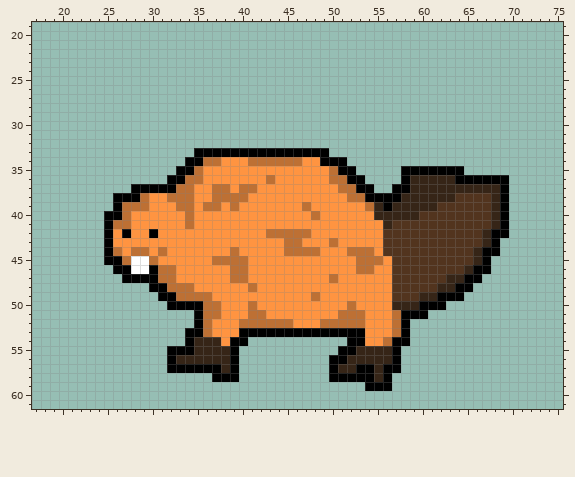
File history of a sprite sheet, Images/TileSets/AbsoluteUnits/Units/Castoroides.png. Above, as it was before the edit.
The file is 77x75 pixels. Colours within 5 levels of each other are drawn and written as one. Shown: x 17..75, y 19..61.
Once edited:
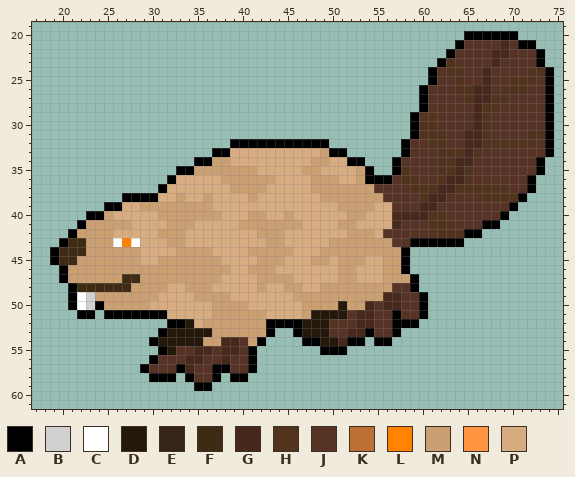
Palette (. is transparent): A #000000  B #d1d1d1  C #ffffff  D #24180b  E #362517  F #3f2a14  G #46281d  H #52341e  J #573325  K #bd7034  L #ff8200  M #ca9f72  N #ff9441  P #d6ac80
Change:
Changed rows in their new state; - is an unchanged pixel.
first column x 19:
20 ----------------------------------------------AAAAAA----
21 ---------------------------------------------AJJJJGJAA--
22 --------------------------------------------AJJJJGGJJJA-
23 -------------------------------------------AHJJJJGJJJJA-
24 ------------------------------------------AJHHJJGJJJJHHA
25 ------------------------------------------AJJHJJGJJHHHJA
26 -----------------------------------------AJJJHHGGJHHHJJA
27 -----------------------------------------AJJJJHGGHHJJJJA
28 -----------------------------------------AJJJJJGHHJJJJJA
29 ----------------------------------------AJHJJJJGHJJJJJJA
30 ----------------------------------------AHHJJJJGHJJJJJJA
31 ----------------------------------------AHHHJJGGHJJJJHHA
32 --------------------AAAAAAAAAAA--------AJJHHJJGGHHHHHHJA
33 ----------------..--PPPPPPPPPPMAA------AJJJHHHGHJJJJJJJA
34 ---------------.-AMMPPPPPPPPPMMPPAA---AJJJJHHGGJJJJJJJA-
35 ----------------MMMMMMMPPPPPMMPPPPMA--AHJJJHHGHJJJJJJJA-
36 --------------PPPPPMMMMMMPPPPMMMPPMAAAJHHJJHGGHJJJJJJA--
37 ---------...-PPPPPPPMMMMPPPPPMMMMMMMJJJJHHHGGHHHHHHJJA--
38 -------.--AAPPMPPMPPPPMPPPPPPPMMMMMMMJJJJHGGJJJJ-HHHA---
39 ------A-PPMMMMMMMMPPPPPPPPPPPPPPMMMMPPJJJGGJJJJJJJJA----
40 ----AAMPPPPPMMMMMMMPPPMMPPMPPPPPPMMPPPGGGG--JJJJJJ------
41 ---AMMMMMPPPPMMMPPPPPMMMMMMMPPPPMMPPPPGJJJ---JJJAA.-----
42 --AMMMMPPPPPMMMPPPPPPPPMMMPPPPPPPMMMPJJJJJJ---AA...-----
43 -AFFMMMCLCPPPMMPPPPPPPPPMMPPPPPMMMMMMMJJAAAAAA....------
44 AFFFMMMMMMPPPPMMMMPPPPMMMMMPPPMMMMMMMMMA..........------
45 AFFMMMMMMMPPMMMMMMMPPPPMMMPPPMMPMMMPPMMA.........-------
46 -AMMMMMMMMMMMMMMMMMMPPMMMPPPPPPPMMPPPMMA.........-------
47 -AMMMMMMFFMMMMMMMMMPPPPMMMMPPPPPMMPPPMMMA.......--------
48 --AFFFFFFMMMMPPMMMPPPPPMPPMMPPMMMMMMMMJJA......---------
49 --ACBMMMMMMMPPPPMMMMPPPPPPPMMMMMMMMMMGGJJA....----------
50 --ACBAMMMMMPPPPPPPMMMMPPPPPPMMMMDMMGJGGJJ-..------------
51 ---AA-AAAAAAAPPPPPMMMMMMPPPPMDDDDJGGJJAJJ---------------
52 -------------AADPMMMMMMMAAAADDDJJJGGJJA-A---------------
53 ------------ADDDDDMMMMMM-..-DDDJJGGAJJA.----------------
54 -----------ADDDDDMMGGJMA----AADDG--.AA..----------------
55 ------------ADJJGGJGGJA-------AA-......-----------------
56 -----------AJJJGGJJGJJA--------........-----------------
57 ----------AJJJ-GJJ-AJJA--------........-----------------
58 -----------AAA-AJJ-.-A---------.......------------------
59 ----------------AA-----------------...------------------
Boxes around the changes in both pictures, in picture pixels (x1, y1, x2, y2):
changed: (50, 31, 554, 391)
